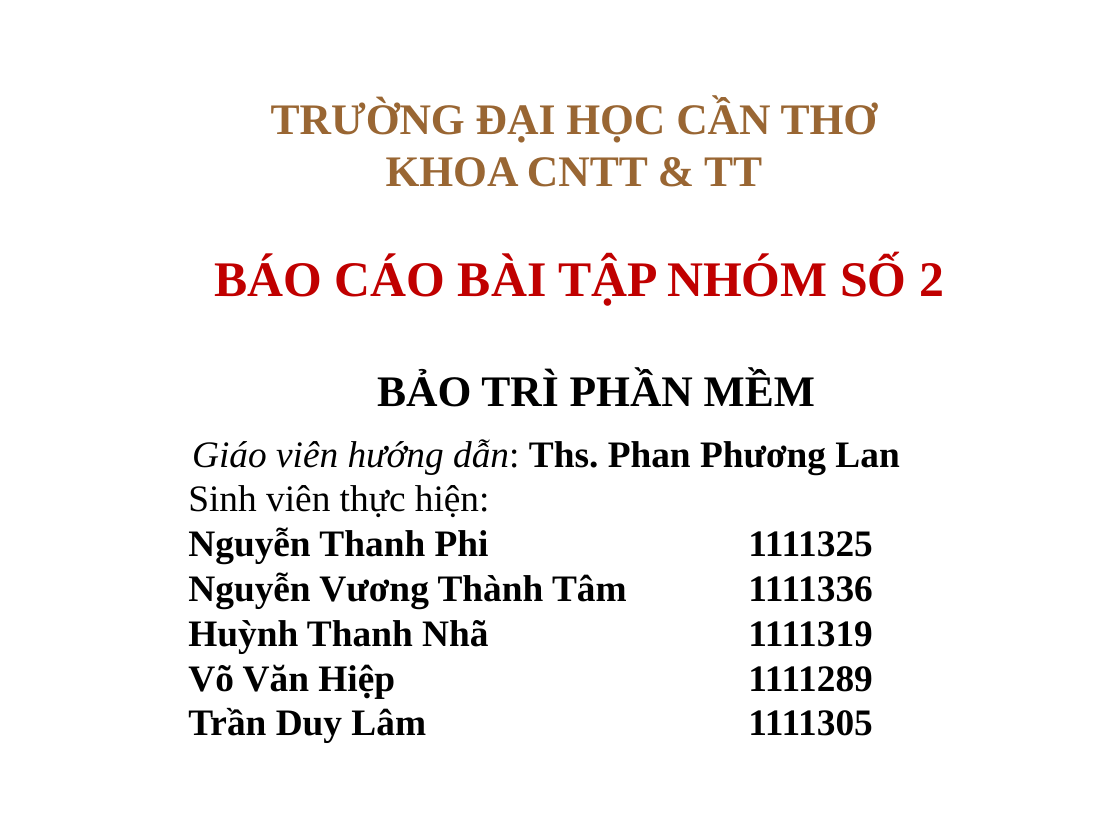
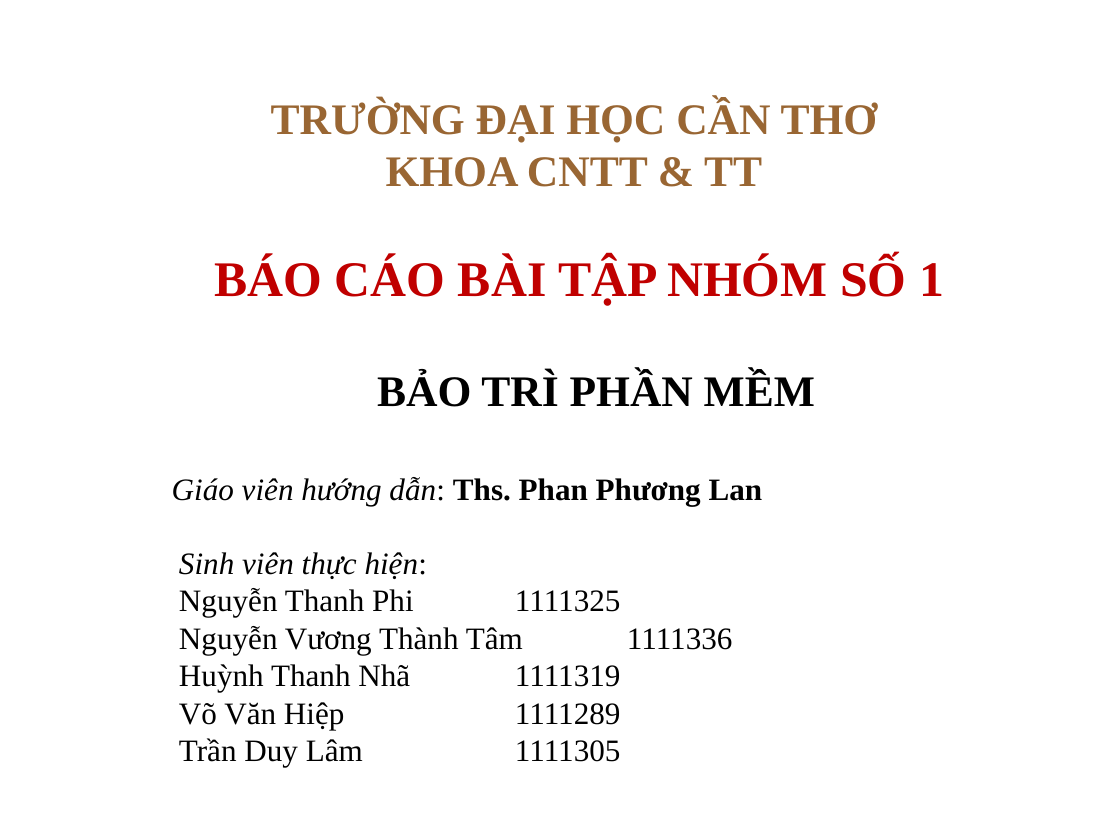
Before and after one commit to thanhphi0127/manager-configuration, a slide deck: slide 1 of doc/baitapso1/NHOM5_BAOCAO_BT1.ppt. Drawn at 1120x840 pixels with LibreOffice and Linux fonts; fonts in the diff are those of the drawing; background and template pictures are left out. Boxes give left, top, right and bottom in pixels: in the first picture for what was removed or moved away, otherwise in the second. Text is boxed around its words. In the diff, an @@ line names an element or a change of style, - is before the commit and + after.

```diff
--- a/doc/baitapso1/NHOM5_BAOCAO_BT1.ppt
+++ b/doc/baitapso1/NHOM5_BAOCAO_BT1.ppt
@@ text at box(215, 257, 944, 306): text changed @@
-BÁO CÁO BÀI TẬP NHÓM SỐ 2
+BÁO CÁO BÀI TẬP NHÓM SỐ 1
@@ text at box(192, 439, 899, 474): paragraph removed @@
-Giáo viên hướng dẫn: Ths. Phan Phương Lan
@@ text added at box(172, 477, 763, 506), 20 pt, text #000000 @@
+Giáo viên hướng dẫn: Ths. Phan Phương Lan
@@ text "Sinh viên thực hiện:": place and size @@
-text "Sinh viên thực hiện:" at box(188, 439, 899, 743)
+text "Sinh viên thực hiện:" at box(179, 552, 733, 767)
@@ text "Sinh viên thực hiện:" at box(179, 552, 733, 767): size 24 to 20 pt; italic on in "Sinh viên thực hiện:"; bold off in "Nguyễn Thanh Phi 1111325", "Nguyễn Vương Thành Tâm 1111336", "Huỳnh Thanh Nhã 1111319", "Võ Văn Hiệp 1111289" and 1 more places @@
```
Also in this commit, not shown: 4 slides added, 2 slides removed.
